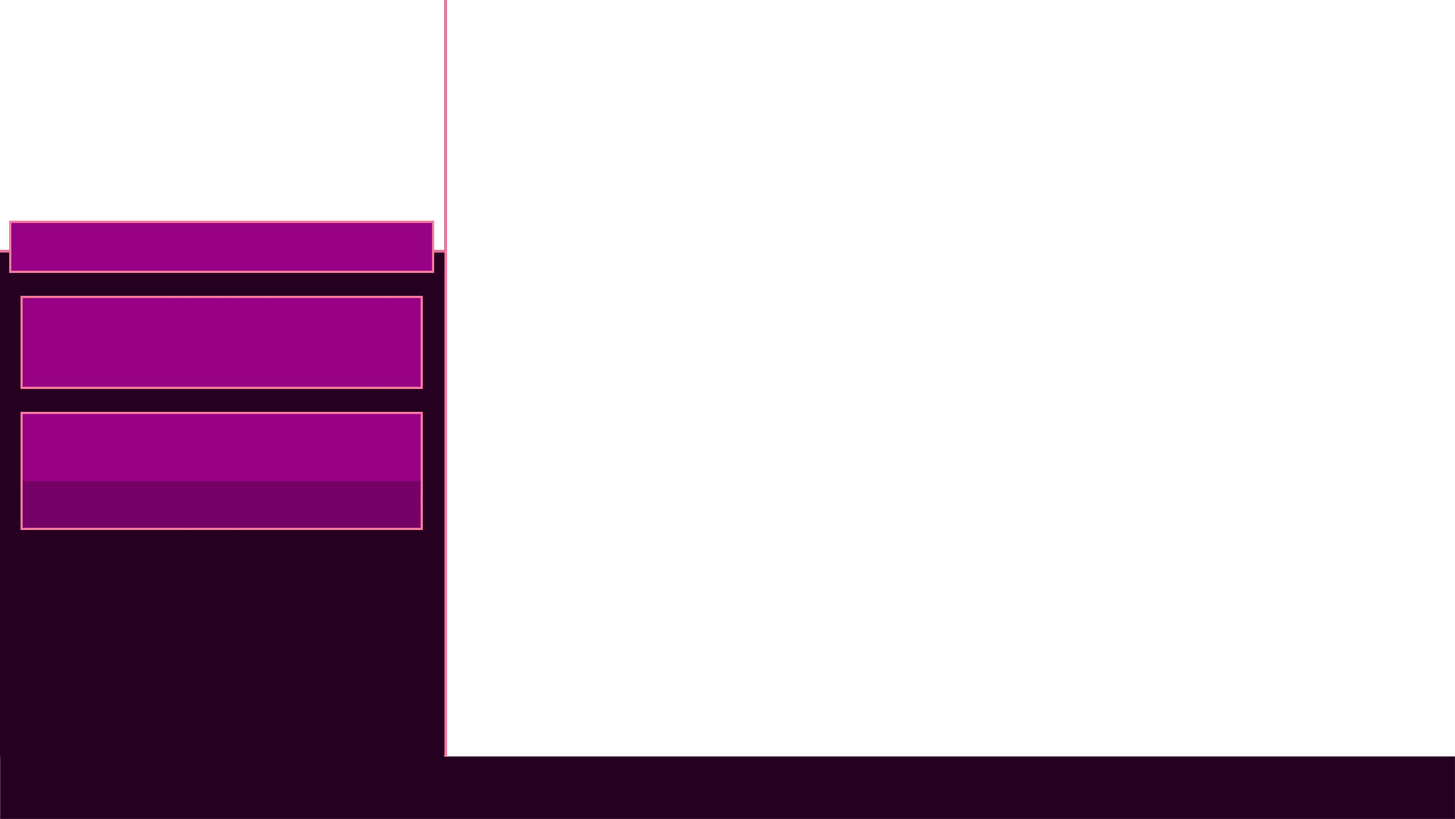
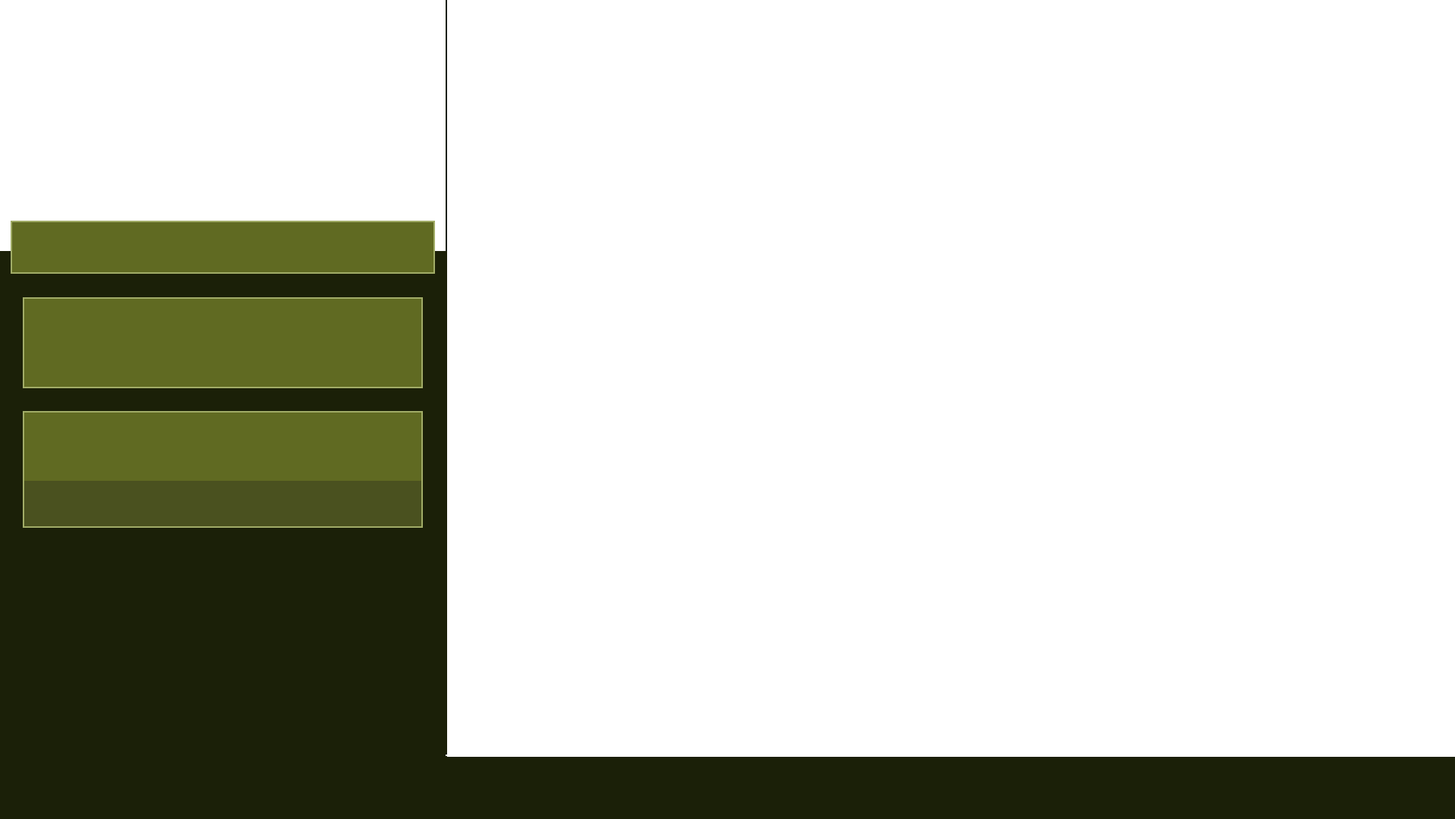
Layer changes from the first 1455 x 819 image to the second:
painted on "Category" over [20, 410, 423, 530]
painted on "Timer" over [20, 295, 423, 389]
removed layer "Player Name" over [9, 220, 435, 273]
added layer "Player" above "Cam Cover" over [10, 220, 436, 274]
hid "Panel Borders", painted on it over [0, 0, 448, 757]
painted on "Background" over [0, 0, 1455, 819]
